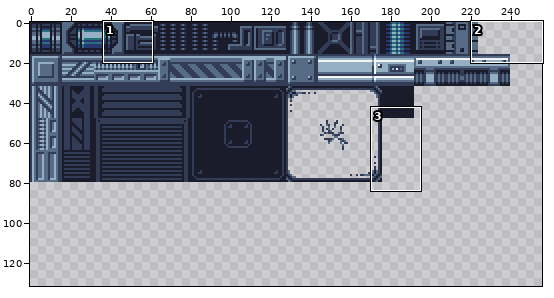
Edited in one commit: sprite sheet (Assets/Tileset/tile_set.png). The picture above shows the old version from afar; the outline marks the close-up.
Close-up. Before the commit:
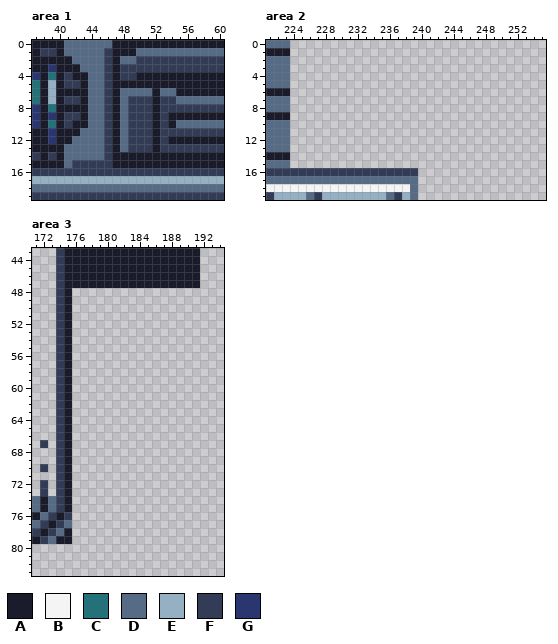
The file is 256x256 pixels. Shown: area 1: x 37..60, y 0..19; area 2: x 221..255, y 0..19; area 3: x 171..194, y 43..83. The wide view leaves out empty margins. The commit also changed other parts of the picture, which this record leaves out.
Palette (. is transparent): A #1a1c2c  B #f4f4f4  C #257179  D #566c86  E #94b0c2  F #333c57  G #29366f
Pixels before, area 1, first column x 37:
 0 AAAADDDDDDAAAAAAAAAAAAAA
 1 AFFADDDDDFAAADDDDDDDDDDD
 2 AAAAADDDDFADDFFFFFFFFFFF
 3 AAGAAADDDFAFFFFFFFFFFFFF
 4 GACAFAADDFAFFAAAAAAAAAAA
 5 CAEAFFADDFAAAAAAAAAAAAAA
 6 CAEAAAADDFADDDDADDAAAAAA
 7 CAEAFFADDFADFFFAFFDDDDDD
 8 GACAAAADDFADFFFAFFFFFFFF
 9 GAGAFFADDFADFFFAFAAAAAAA
10 GACAFAADDFADFFFAFADDDDDD
11 AAGAAADDDFADFFFAFFFFFFFF
12 AAGAADDDDFADFFFAFAAAAAAA
13 AAAADDDDDFADFFFAFFFFFFFF
14 FAFADDDDDFAAAAAAAAAAAAAA
15 AAAADFFFFFAAAAAAAAAAAAAA
16 FFFFFFFFFFFFFFFFFFFFFFFF
17 EEEEEEEEEEEEEEEEEEEEEEEE
18 DDDDDDDDDDDDDDDDDDDDDDDD
19 FFFFFFFFFFFFFFFFFFFFFFFF
Pixels before, area 2, first column x 221:
 0 DDD................
 1 AAA................
 2 DDD................
 3 DDD................
 4 DDD................
 5 DDD................
 6 AAA................
 7 DDD................
 8 DDD................
 9 AAA................
10 DDD................
11 DDD................
12 DDD................
13 DDD................
14 AAA................
15 DDD................
16 FFFFFFFFFFFFFFFFFFF
17 DDDDDDDDDDDDDDDDDDD
18 BBBBBBBBBBBBBBBBBBD
19 FEEEEDFEEEEEEEEDFED
Pixels before, area 3, first column x 171:
43 ...FAAAAAAAAAAAAAAAAA
44 ...FAAAAAAAAAAAAAAAAA
45 ...FAAAAAAAAAAAAAAAAA
46 ...FAAAAAAAAAAAAAAAAA
47 ...FAAAAAAAAAAAAAAAAA
48 ...FA................
49 ...FA................
50 ...FA................
51 ...FA................
52 ...FA................
53 ...FA................
54 ...FA................
55 ...FA................
56 ...FA................
57 ...FA................
58 ...FA................
59 ...FA................
60 ...FA................
61 ...FA................
62 ...FA................
63 ...FA................
64 ...FA................
65 ...FA................
66 ...FA................
67 .F.FA................
68 ...FA................
69 ...FA................
70 .F.FA................
71 ...FA................
72 .F.FA................
73 .F.FA................
74 DADFA................
75 DADFA................
76 ADFAF................
77 DFAFD................
78 FAFDA................
79 AFDAA................
After:
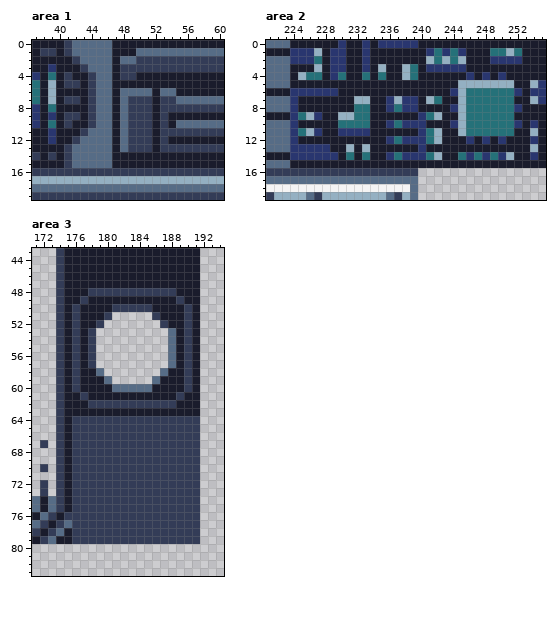
Edits made:
Changed rows in their new state; - is an unchanged pixel.
Area 1:
first column x 41:
 0 F-----
 1 F----D
 2 -F---D
 3 --F--D
 4 ---F-D
 5 ---F-D
 6 ---F-D
 7 ---F-D
 8 ---F-D
 9 ---F-D
10 ---F-D
11 --F--D
12 -F---D
13 F----D
14 F----D
15 FDDDDD
Area 2:
first column x 224:
 0 AAAAAAGAAGAGGGGGAAAAAAAAAAAAAAAA
 1 GGGEAGGAAGAAAAAAAGCGCGAAACCECAAA
 2 GGGCAGGAAGAAAAAAAECECEAAAGGGGAAA
 3 AAAEAGGAAGAEAAECAGGGGGAAAAAAAAAA
 4 AECCAGCAACACAAECAAAAAAGAGAGAAAAA
 5 AAAAAAAAAAAAAAAAAAAAAEEEEEEEAAEG
 6 GGGGGGAAAAAAAAAAAAAAGECCCCCCGAGG
 7 GAAAAAAAEEAAGEGGAECAAECCCCCCAAEG
 8 GAAAAAAACCAAGCGGAAAAGECCCCCCGAAA
 9 GCEGAAEECCAAAAAAGCEAAECCCCCCAAAA
10 GAAAAACCCCAAGCGGGAAAGECCCCCCGAGA
11 GCEGAAGGGGAAAAAAGCEAAECCCCCCAAEA
12 GAAAAAAAAAAAGCGGGCEAAAGAGAGAAAGA
13 GGGGGAAEAEAAAAAAGAAAAAAAAAAAAAEA
14 GGGGGGACACAAGCGGGCEAACGCGCGEAAGA
15 AAAAAAAAAAAAAAAAAAAAAAAAAAAAAAAA
Area 3:
first column x 176:
48 AAFFFFFFFFFFFAAA
49 AFAAAAAAAAAAAFAA
50 FAAAAFFFFFAAAAFA
51 FAAAF-----FAAAFA
52 FAAF-------FAAFA
53 FAF---------DAFA
54 FAF---------DAFA
55 FAF---------DAFA
56 FAF---------DAFA
57 FAF---------DAFA
58 FAAD-------DAAFA
59 FAAAD-----DAAAFA
60 FAAAADDDDDAAAAFA
61 AFAAAAAAAAAAAFAA
62 AAFFFFFFFFFFFAAA
63 AAAAAAAAAAAAAAAA
64 FFFFFFFFFFFFFFFF
65 FFFFFFFFFFFFFFFF
66 FFFFFFFFFFFFFFFF
67 FFFFFFFFFFFFFFFF
68 FFFFFFFFFFFFFFFF
69 FFFFFFFFFFFFFFFF
70 FFFFFFFFFFFFFFFF
71 FFFFFFFFFFFFFFFF
72 FFFFFFFFFFFFFFFF
73 FFFFFFFFFFFFFFFF
74 FFFFFFFFFFFFFFFF
75 FFFFFFFFFFFFFFFF
76 FFFFFFFFFFFFFFFF
77 FFFFFFFFFFFFFFFF
78 FFFFFFFFFFFFFFFF
79 FFFFFFFFFFFFFFFF
